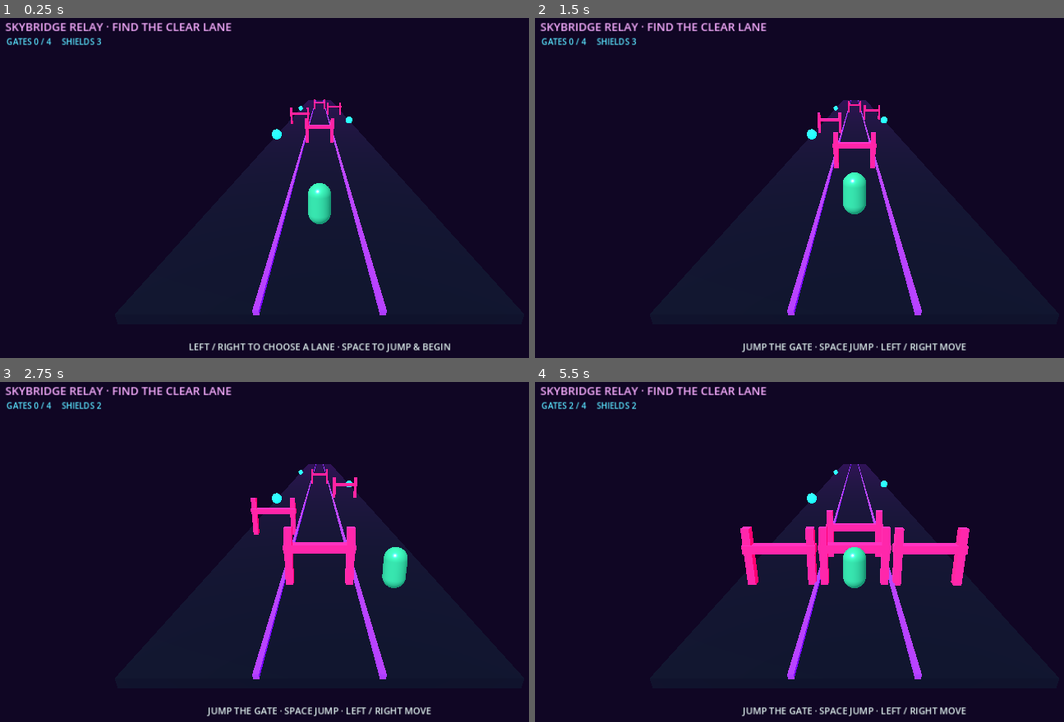
Above: before the commit, frames 1-4 (two rows, left to right).
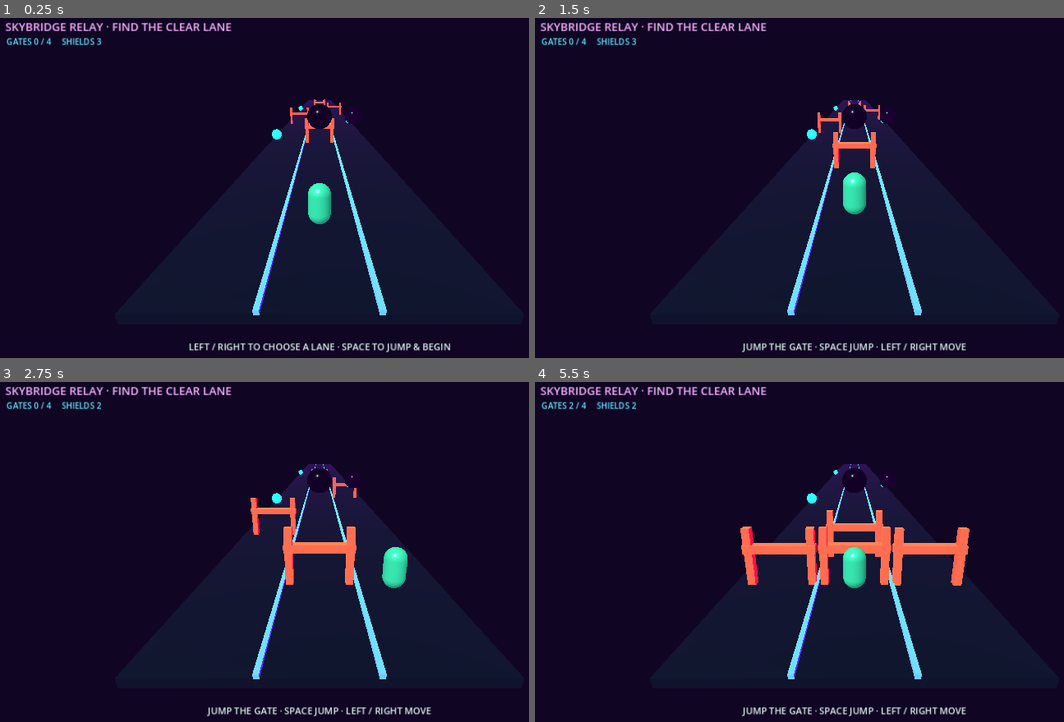
Above: after the commit, the same moments.

Repository: fadexadex/flow
Game: Godot game, scene res://skybridge_relay.tscn
Same seed, same stepped clock (60 frames per second), same inputs: the game is played once before the commit and once after it.
Inputs:
- Up to frame 1 (0.25 s): no input
- Up to frame 2 (1.5 s): tap Enter at 0.5 s; hold Right 0.53-1.28 s; tap Space at 0.77 s; hold Left from 1.28 s (still down)
- Up to frame 3 (2.75 s): tap Space at 1.52 s; release Left at 2.03 s; hold Right from 2.03 s (still down)
- Up to frame 4 (5.5 s): tap Space at 3.02, 3.77, 4.52 s; release Right at 3.53 s; hold Left from 3.53 s (still down)

The runs differ from the first frame. In frame 1, 1.5% of the frame differs, in the area x 47-74%, y 23-88%; in frame 2, 1.7%; in frame 3, 2.5%; in frame 4, 4.4%, in the area x 38-83%, y 24-88%.

Commit message:
fix: add escape hatch for live game preview

Diff:
--- a/examples/skybridge_relay/skybridge_relay.tscn
+++ b/examples/skybridge_relay/skybridge_relay.tscn
@@ -38,13 +38,13 @@
 roughness = 0.44
 
 [sub_resource type="StandardMaterial3D" id="Rail_material"]
-albedo_color = Color(0.62, 0.22, 1, 1)
+albedo_color = Color(0.12, 0.86, 1, 1)
 emission_enabled = true
 emission = Color(0.22, 0.015, 0.8, 1)
 emission_energy_multiplier = 1.9
 
 [sub_resource type="StandardMaterial3D" id="Gate_material"]
-albedo_color = Color(1, 0.12, 0.55, 1)
+albedo_color = Color(1, 0.46, 0.08, 1)
 emission_enabled = true
 emission = Color(0.82, 0.01, 0.18, 1)
 emission_energy_multiplier = 1.45
@@ -61,7 +61,16 @@
 albedo_color = Color(0.12, 0.88, 1, 1)
 emission_enabled = true
 emission = Color(0.02, 0.48, 1, 1)
-emission_energy_multiplier = 2.6
+emission_energy_multiplier = 3.6
+
+[sub_resource type="SphereMesh" id="BlackOrb_mesh"]
+radius = 0.9
+height = 1.8
+
+[sub_resource type="StandardMaterial3D" id="BlackOrb_material"]
+albedo_color = Color(0.005, 0.005, 0.008, 1)
+metallic = 0.65
+roughness = 0.18
 
 [node name="SkybridgeRelay" type="Node3D"]
 script = ExtResource("1_script")
@@ -113,6 +122,16 @@
 position = Vector3(-4.1, 1.0, -54)
 mesh = SubResource("Beacon_mesh")
 material_override = SubResource("Beacon_material")
+
+[node name="BlackSignalOrb" type="MeshInstance3D" parent="."]
+position = Vector3(0, 3.2, -11)
+mesh = SubResource("BlackOrb_mesh")
+material_override = SubResource("BlackOrb_material")
+
+[node name="BlackSignalOrbRight" type="MeshInstance3D" parent="."]
+position = Vector3(3.7, 2.25, -22)
+mesh = SubResource("BlackOrb_mesh")
+material_override = SubResource("BlackOrb_material")
 
 [node name="Runner" type="Node3D" parent="."]
 position = Vector3(0, 0.85, 0)
Not shown: 1 places in examples/skybridge_relay/skybridge_relay.tscn that only renumber resources
Not shown, changed: public/godot.editor.html
Not shown, changed: public/index.html
Not shown, changed: public/mcp_bridge.js
